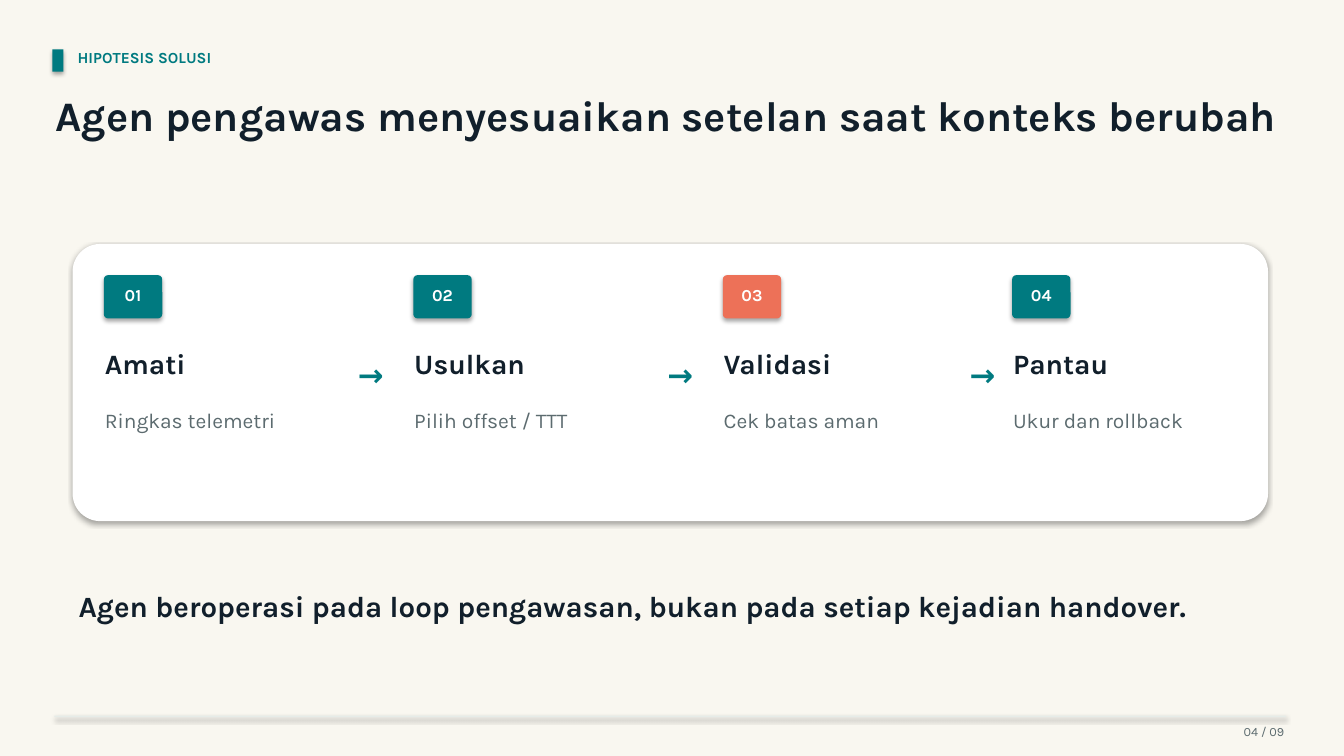
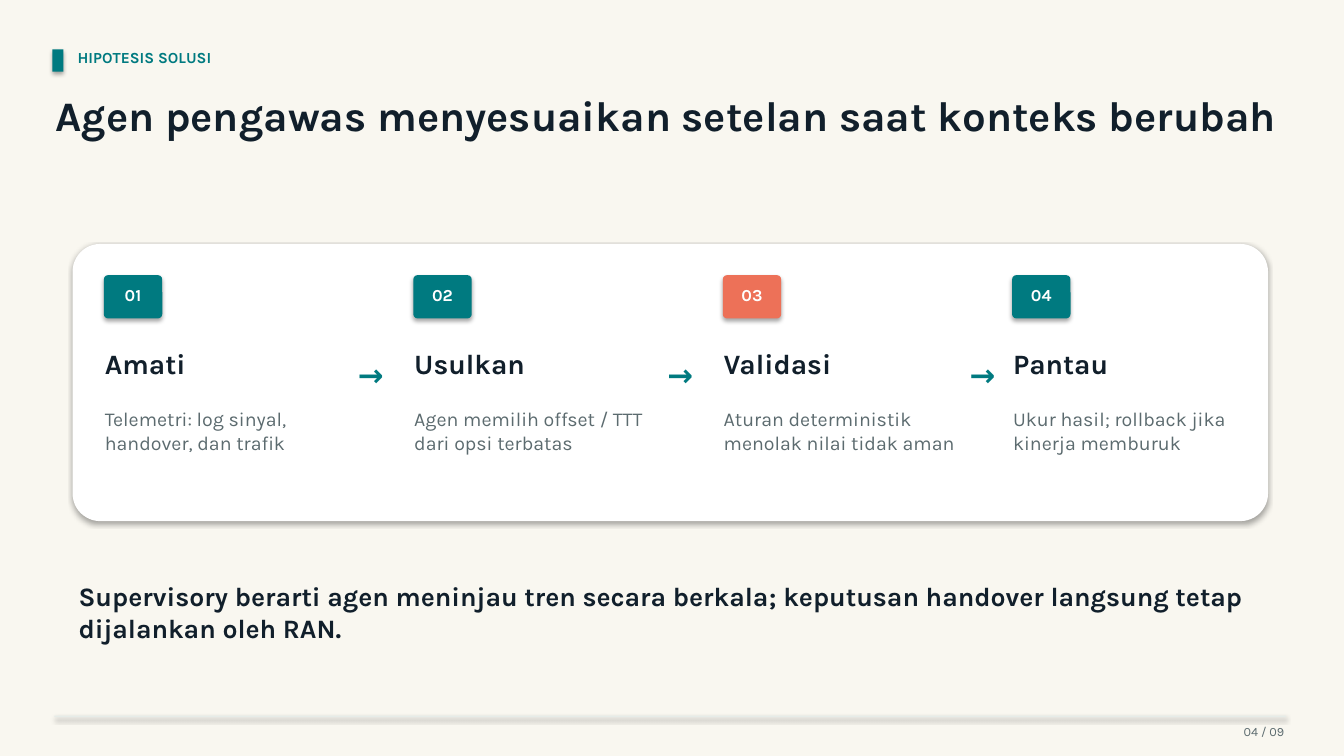
Before and after one commit to Neiljustiin/Codex-Cloud, a slide deck: slide 4 of Pitchdeck_TA_Supervisory_Agent_Alternatif.pptx. Drawn at 1344x756 pixels with LibreOffice and Linux fonts; fonts in the diff are those of the drawing. Boxes give left, top, right and bottom in pixels: in the first picture for what was removed or moved away, otherwise in the second. Text is boxed around its words. In the diff, an @@ line names an element or a change of style, - is before the commit and + after.

```diff
--- a/Pitchdeck_TA_Supervisory_Agent_Alternatif.pptx
+++ b/Pitchdeck_TA_Supervisory_Agent_Alternatif.pptx
@@ text at (105,412,287,452): text changed; size 15 to 14 pt @@
-Ringkas telemetri
+Telemetri: log sinyal, handover, dan trafik
@@ text at (414,412,642,455): text changed; size 15 to 14 pt @@
-Pilih offset / TTT
+Agen memilih offset / TTT dari opsi terbatas
@@ text at (724,412,955,450): text changed; size 15 to 14 pt @@
-Cek batas aman
+Aturan deterministik menolak nilai tidak aman
@@ text at (1013,412,1226,455): text changed; size 15 to 14 pt @@
-Ukur dan rollback
+Ukur hasil; rollback jika kinerja memburuk
@@ text at (79,587,1242,645): text changed; size 21 to 19 pt @@
-Agen beroperasi pada loop pengawasan, bukan pada setiap kejadian handover.
+Supervisory berarti agen meninjau tren secara berkala; keputusan handover langsung tetap dijalankan oleh RAN.
```
Also in this commit, not shown: 6 other slides changed, 1 other file.
